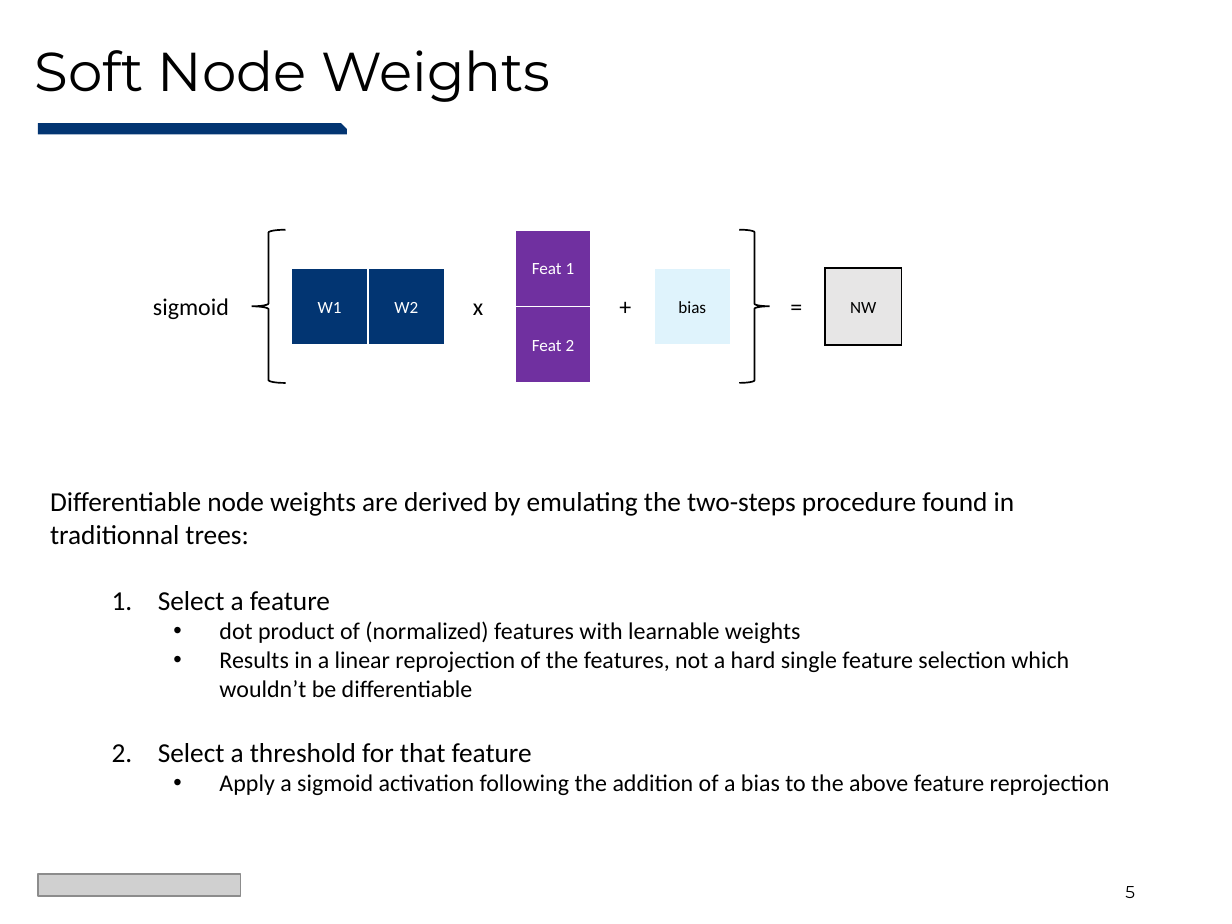
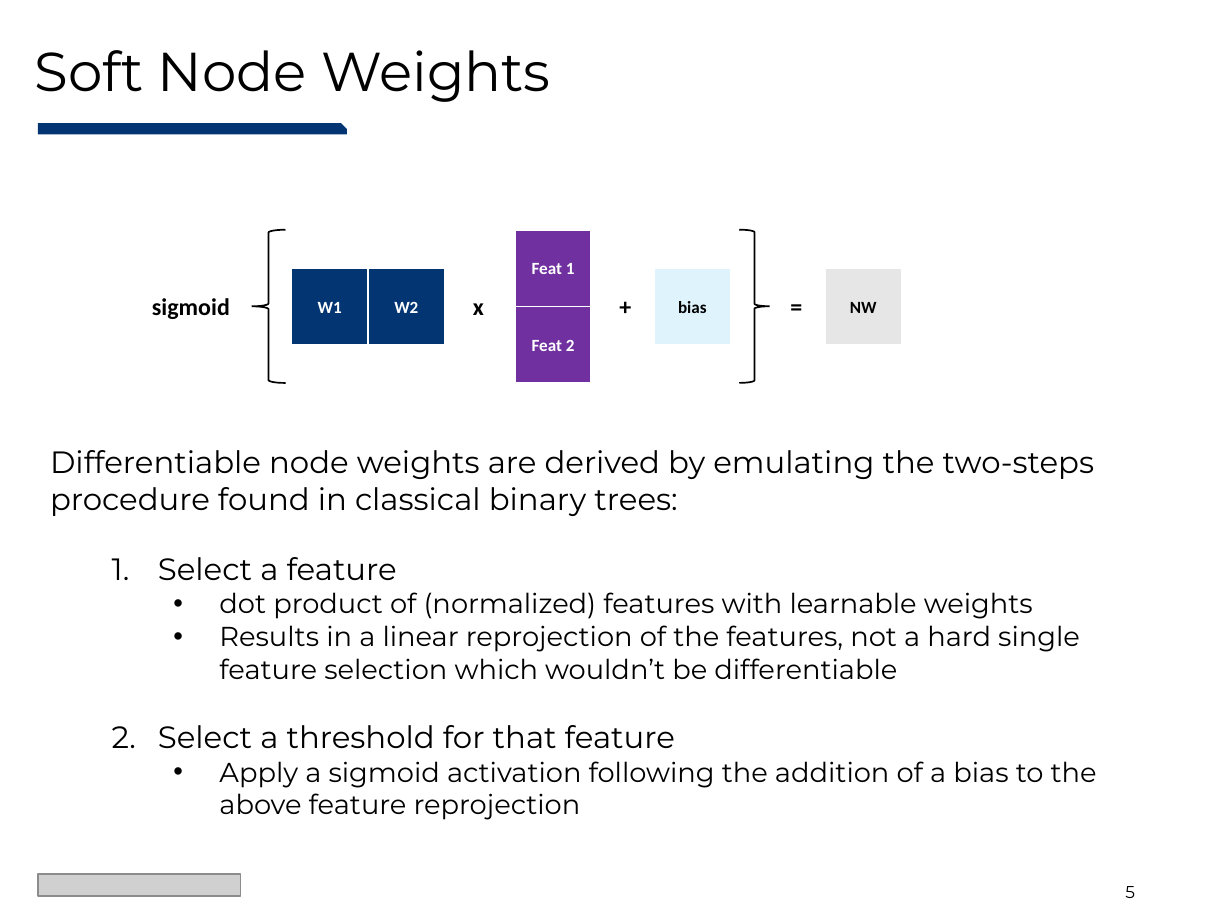
Before and after one commit to Evovest/NeuroTreeModels.jl, a slide deck: slide 5 of docs/juliacon/NeuroTrees-JuliaCon2024.pptx. Drawn at 1232x924 pixels with LibreOffice and Linux fonts; fonts in the diff are those of the drawing; grey boxes stand for pictures. Boxes give left, top, right and bottom in pixels: in the first picture for what was removed or moved away, otherwise in the second. Text is boxed around its words. In the diff, an @@ line names an element or a change of style, - is before the commit and + after.

```diff
--- a/docs/juliacon/NeuroTrees-JuliaCon2024.pptx
+++ b/docs/juliacon/NeuroTrees-JuliaCon2024.pptx
@@ rectangle "NW" at (x1=825, y1=269, x2=902, y2=345): bold on; outline #000000 1 pt to #FFFFFF 1 pt @@
@@ bold on in 6 elements at (x1=515, y1=230, x2=591, y2=307), (x1=515, y1=307, x2=591, y2=383), (x1=291, y1=269, x2=367, y2=345), (x1=368, y1=269, x2=445, y2=345), (x1=654, y1=269, x2=731, y2=345), (x1=152, y1=298, x2=230, y2=319) @@
@@ text "Differentiable node weights are derived ..." moved from (x1=50, y1=492, x2=1110, y2=795) to (x1=50, y1=450, x2=1097, y2=820) @@
@@ text at (x1=50, y1=450, x2=1095, y2=516): text changed; size 16 to 18 pt; font Calibri to Montserrat @@
-Differentiable node weights are derived by emulating the two-steps procedure found in traditionnal trees:
+Differentiable node weights are derived by emulating the two-steps procedure found in classical binary trees:
@@ text at (x1=158, y1=557, x2=1097, y2=820): size 16 to 18 pt in "Select a feature", "Select a threshold for that feature"; font Calibri to Montserrat in "Select a feature", "dot product of (normalized) features with learnable ...", "Results in a linear reprojection of the ...", "Select a threshold for that feature" and 1 more places; size 14 to 16 pt in "dot product of (normalized) features with learnable ...", "Results in a linear reprojection of the ...", "Apply a sigmoid activation following the addition ..." @@
```
Also in this commit, not shown: 12 other slides changed, 3 other files.
